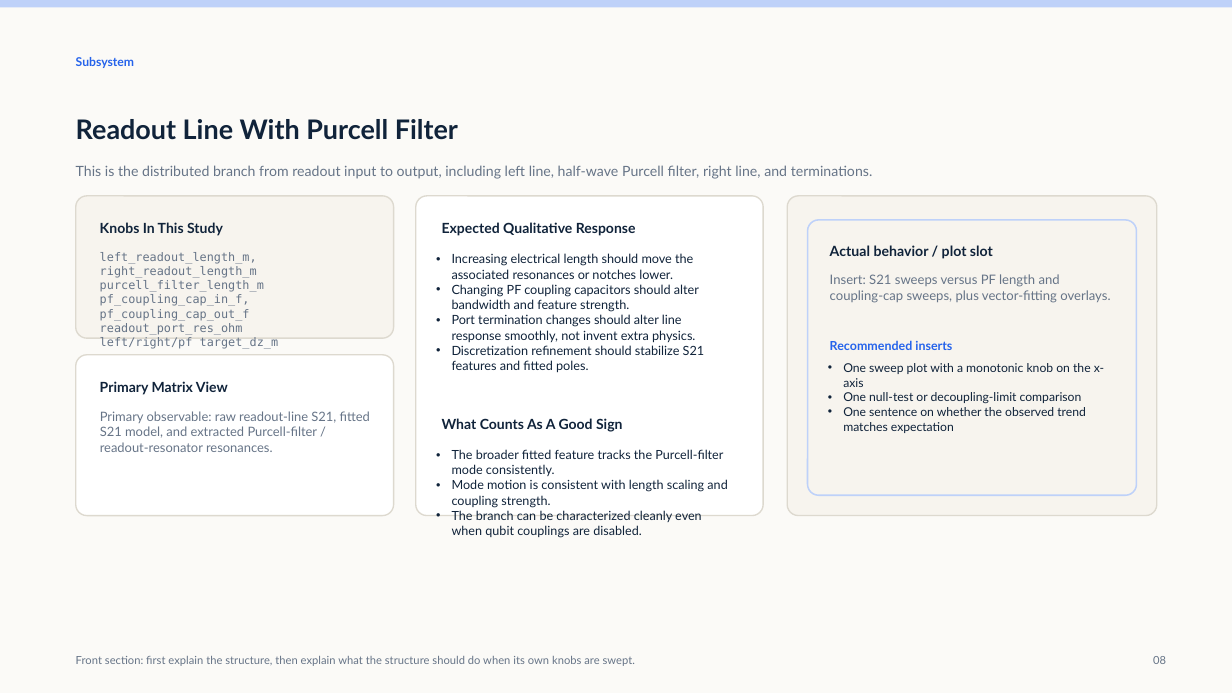
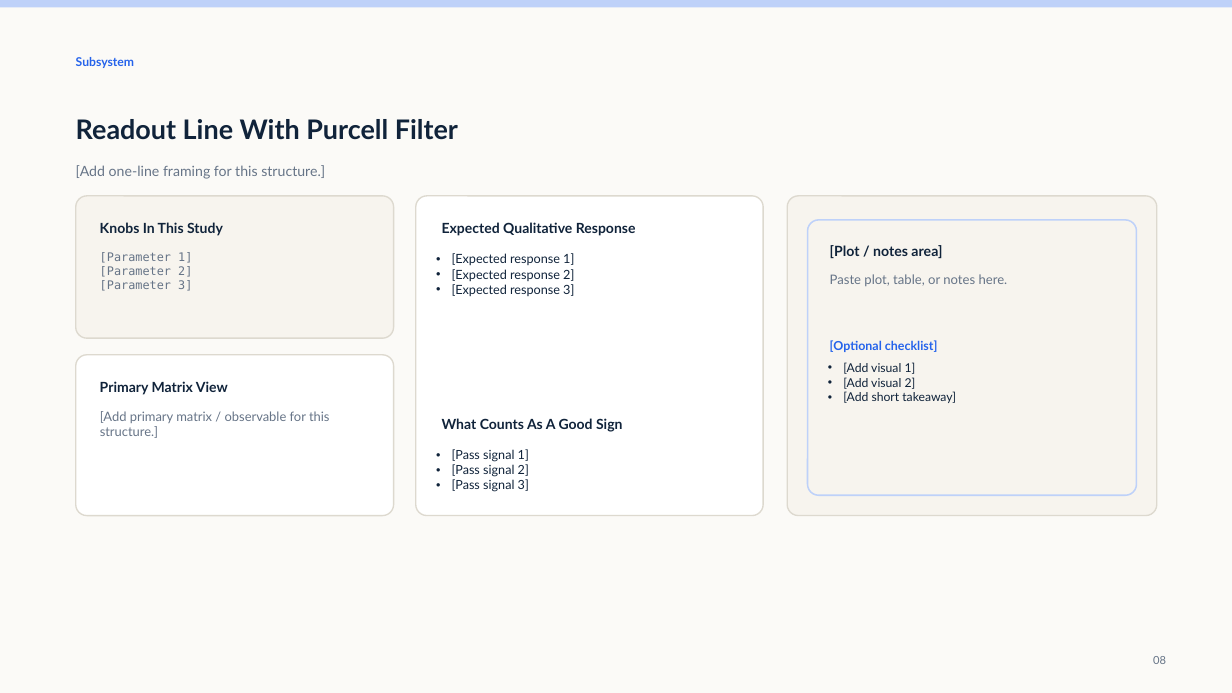
Before and after one commit to arfiligol/superconducting-circuits-research-workbench, a slide deck: slide 8 of sandbox/qubit_external_coupling_analysis/outputs/slides/parameter_response_vv/output/qeca_parameter_response_vv_report.pptx. Drawn at 1232x693 pixels with LibreOffice and Linux fonts; fonts in the diff are those of the drawing. Boxes give left, top, right and bottom in pixels: in the first picture for what was removed or moved away, otherwise in the second. Text is boxed around its words. In the diff, an @@ line names an element or a change of style, - is before the commit and + after.

```diff
--- a/sandbox/qubit_external_coupling_analysis/outputs/slides/parameter_response_vv/output/qeca_parameter_response_vv_report.pptx
+++ b/sandbox/qubit_external_coupling_analysis/outputs/slides/parameter_response_vv/output/qeca_parameter_response_vv_report.pptx
@@ text at (76,165,325,179): text changed @@
-This is the distributed branch from readout input to output, including left line, half-wave Purcell filter, right line, and terminations.
+[Add one-line framing for this structure.]
@@ text at (100,252,192,291): text changed @@
-left_readout_length_m, right_readout_length_m
-purcell_filter_length_m
-pf_coupling_cap_in_f, pf_coupling_cap_out_f
-readout_port_res_ohm
-left/right/pf target_dz_m
+[Parameter 1]
+[Parameter 2]
+[Parameter 3]
@@ text at (452,253,574,296): text changed @@
-• Increasing electrical length should move the associated resonances or notches lower.
-• Changing PF coupling capacitors should alter bandwidth and feature strength.
-• Port termination changes should alter line response smoothly, not invent extra physics.
-• Discretization refinement should stabilize S21 features and fitted poles.
+• [Expected response 1]
+• [Expected response 2]
+• [Expected response 3]
@@ text at (830,245,942,258): text changed @@
-Actual behavior / plot slot
+[Plot / notes area]
@@ text at (830,274,1008,286): text changed @@
-Insert: S21 sweeps versus PF length and coupling-cap sweeps, plus vector-fitting overlays.
+Paste plot, table, or notes here.
@@ text at (830,340,938,352): text changed @@
-Recommended inserts
+[Optional checklist]
@@ text at (843,362,956,403): text changed @@
-• One sweep plot with a monotonic knob on the x-axis
-• One null-test or decoupling-limit comparison
-• One sentence on whether the observed trend matches expectation
+• [Add visual 1]
+• [Add visual 2]
+• [Add short takeaway]
@@ text at (100,411,330,438): text changed @@
-Primary observable: raw readout-line S21, fitted S21 model, and extracted Purcell-filter / readout-resonator resonances.
+[Add primary matrix / observable for this structure.]
@@ text at (452,449,529,492): text changed @@
-• The broader fitted feature tracks the Purcell-filter mode consistently.
-• Mode motion is consistent with length scaling and coupling strength.
-• The branch can be characterized cleanly even when qubit couplings are disabled.
+• [Pass signal 1]
+• [Pass signal 2]
+• [Pass signal 3]
@@ text removed at (76,656,635,666) @@
-Front section: first explain the structure, then explain what the structure should do when its own knobs are swept.
```
Also in this commit, not shown: 10 other slides changed, 4 slides added, 4 slides removed, 2 other files.
